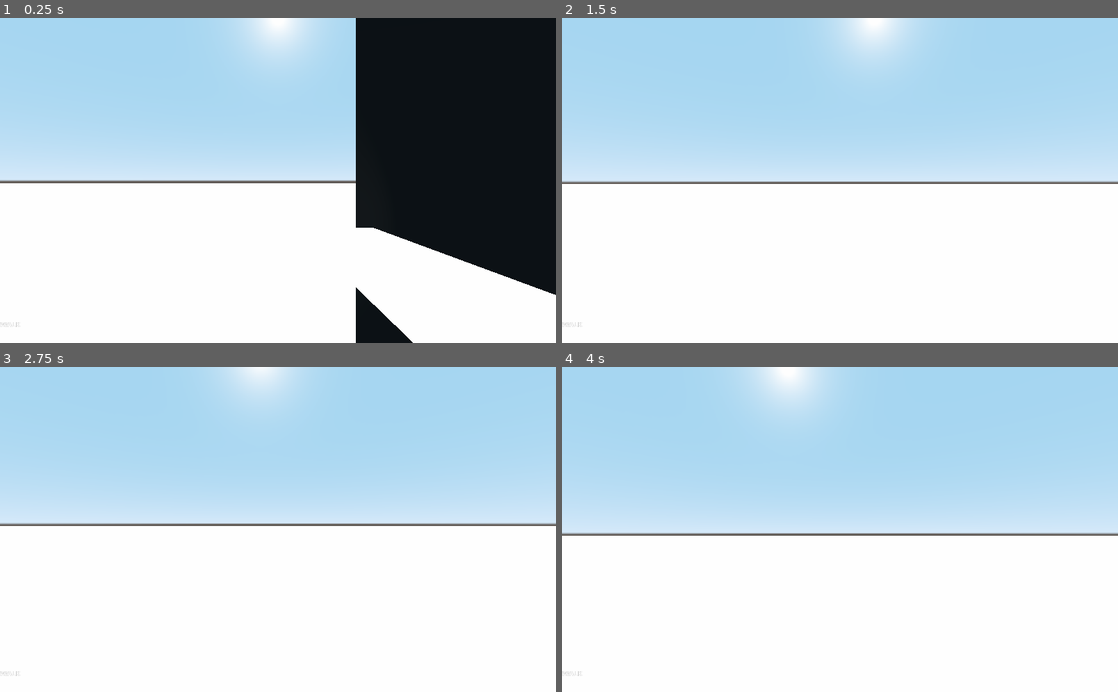
Above: before the commit, frames 1-4 (two rows, left to right).
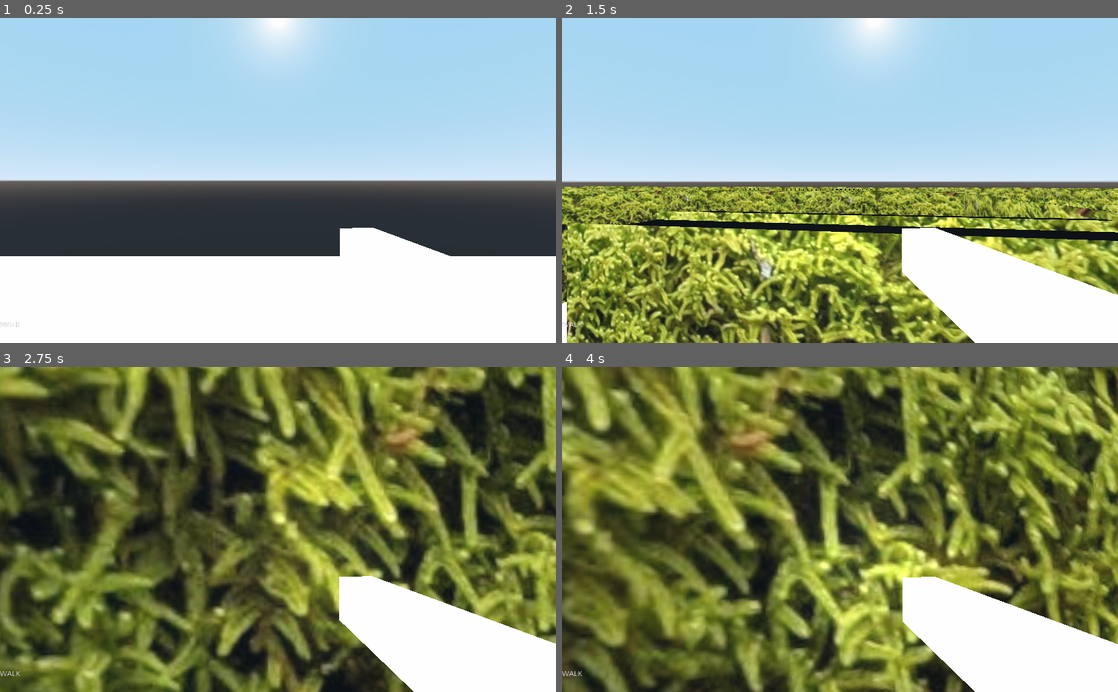
Above: after the commit, the same moments.

Repository: Terkwood/maze
Game: Godot game, scene res://HedgeMaze.tscn
The game is run twice, just before and just after one commit, with the same random seed, the same clock (stepped at 60 frames per second) and the same inputs.
Inputs (mouse positions are in pixels of both pictures, inside the frame that each line leads up to):
- Up to frame 1 (0.25 s): no input
- Up to frame 2 (1.5 s): move the mouse to (867, 180) at 0.52 s; hold W from 0.53 s (still down); move the mouse to (812, 180) at 1.27 s
- Up to frame 3 (2.75 s): keep holding W; move the mouse to (289, 523) at 2.02 s
- Up to frame 4 (4 s): keep holding W; move the mouse to (834, 536) at 2.77 s; move the mouse to (878, 532) at 3.52 s

The runs differ from the first frame. In frame 1, 42% of the frame differs, in the area x 0-100%, y 0-100%; in frame 2, 40%; in frame 3, 91%; in frame 4, 91%.

Commit message:
drop in player

Diff:
--- a/HedgeMaze.tscn
+++ b/HedgeMaze.tscn
@@ -24,6 +24,7 @@
 environment = SubResource( 1 )
 
 [node name="Player" parent="." instance=ExtResource( 2 )]
+transform = Transform( 1, 0, 0, 0, 1, 0, 0, 0, 1, 100, 100, 100 )
 
 [node name="Floor" type="StaticBody" parent="."]
 transform = Transform( 1, 0, 0, 0, 1, 0, 0, 0, 1, 0, -2, 0 )
